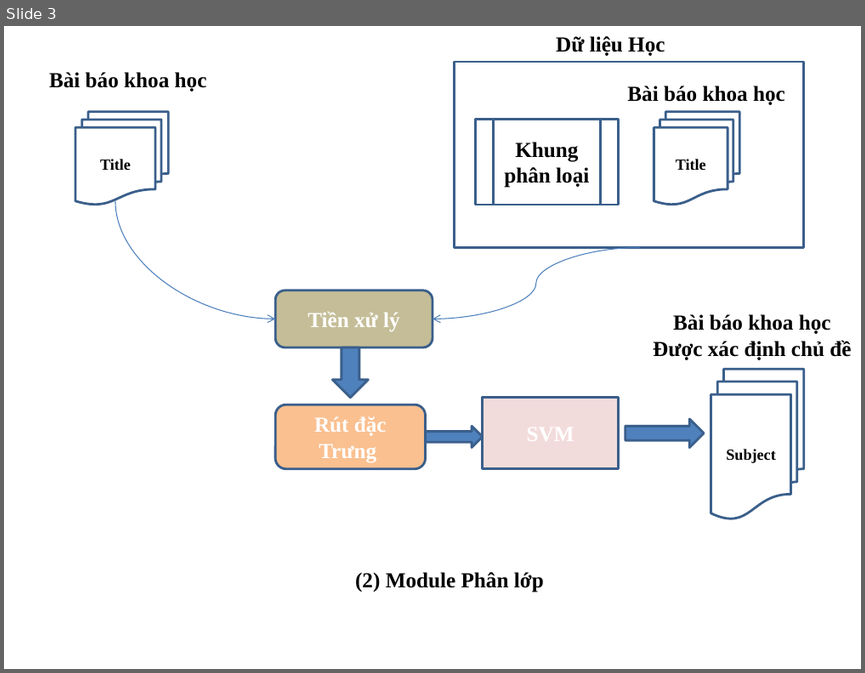
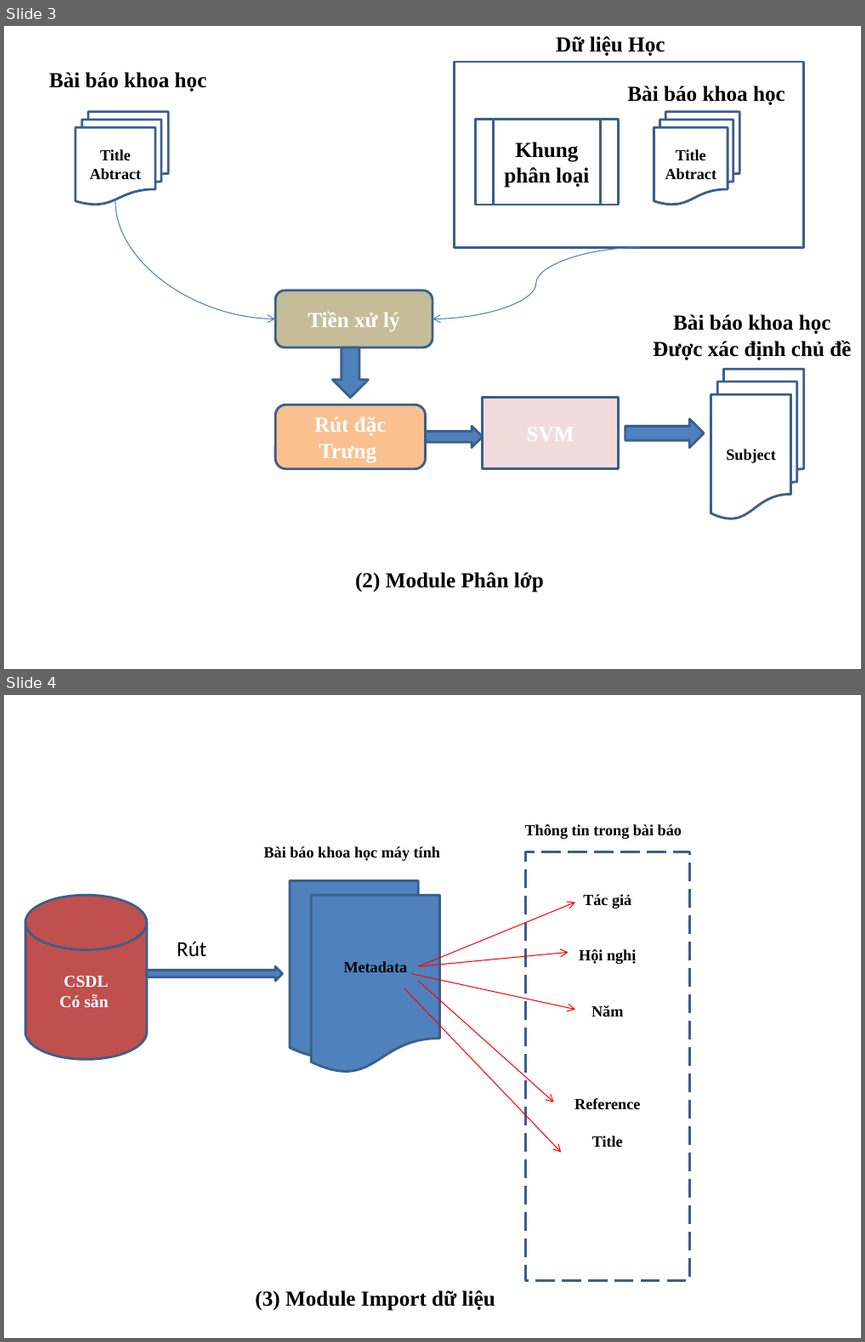
Before and after one commit to tiendv/detaitotnghiep, a slide deck: Outline thesis/De cuong/Kientrucdetai_26_8.pptx. Shown one above the other, each under a label of ours: slide 3 before the commit, slides 3 and 4 after it. The pictures are 865x673 and 865x1342 pixels, drawn with LibreOffice and Linux fonts; fonts in the diff are those of the drawing. Boxes give left, top, right and bottom in pixels: in the first picture for what was removed or moved away, otherwise in the second. Text is boxed around its words. In the diff, an @@ line names an element or a change of style, - is before the commit and + after.

Commit message:
Chinh sua kien truc de tai 31/8 them module

```diff
--- a/Outline thesis/De cuong/Kientrucdetai_26_8.pptx
+++ b/Outline thesis/De cuong/Kientrucdetai_26_8.pptx
@@ slide 4 added at [4, 695, 861, 1338], background #FFFFFF @@
@@ text added at [264, 846, 440, 861], 13 pt, text #000000, bold @@
+Bài báo khoa học máy tính
@@ text added at [525, 824, 681, 839], 13 pt, text #000000, bold @@
+Thông tin trong bài báo
@@ rectangle added at [525, 851, 689, 1280], outline #3A5F8C 2 pt dashed, 13 pt, text #000000, bold @@
+Tác giả
+Hội nghị
+Năm
+Reference
+Title
@@ cylinder added at [25, 895, 147, 1059], fill #C0504D, outline #3A5F8C 2 pt, 14 pt, text #FFFFFF, bold @@
+CSDL
+Có sẵn
@@ flow chart document added at [290, 881, 418, 1059], fill #4F81BD, outline #3A5F8C 2 pt @@
@@ flow chart document added at [311, 895, 439, 1073], fill #4F81BD, outline #3A5F8C 2 pt, 13 pt, text #000000, bold @@
+Metadata
@@ arrow added from (418, 967) to (575, 902), #FF0000 0.75 pt @@
@@ text added at [177, 941, 206, 956], 18 pt, text #000000 @@
+Rút
@@ right arrow added at [147, 967, 283, 981], fill #4F81BD, outline #3A5F8C 2 pt @@
@@ arrow added from (411, 974) to (575, 1009), #FF0000 0.75 pt @@
@@ arrow added from (418, 967) to (568, 952), #FF0000 0.75 pt @@
@@ arrow added from (404, 988) to (561, 1151), #FF0000 0.75 pt @@
@@ arrow added from (418, 981) to (554, 1102), #FF0000 0.75 pt @@
@@ text added at [255, 1290, 495, 1310], 18 pt, text #000000, bold @@
+(3) Module Import dữ liệu
@@ slide 3 changed as well @@
@@ text in flow chart multidocument at [90, 168, 142, 179]: paragraph added @@
+Abtract
@@ text in flow chart multidocument at [665, 168, 717, 179]: paragraph added @@
+Abtract
```
Also in this commit, not shown: 2 other slides changed.
